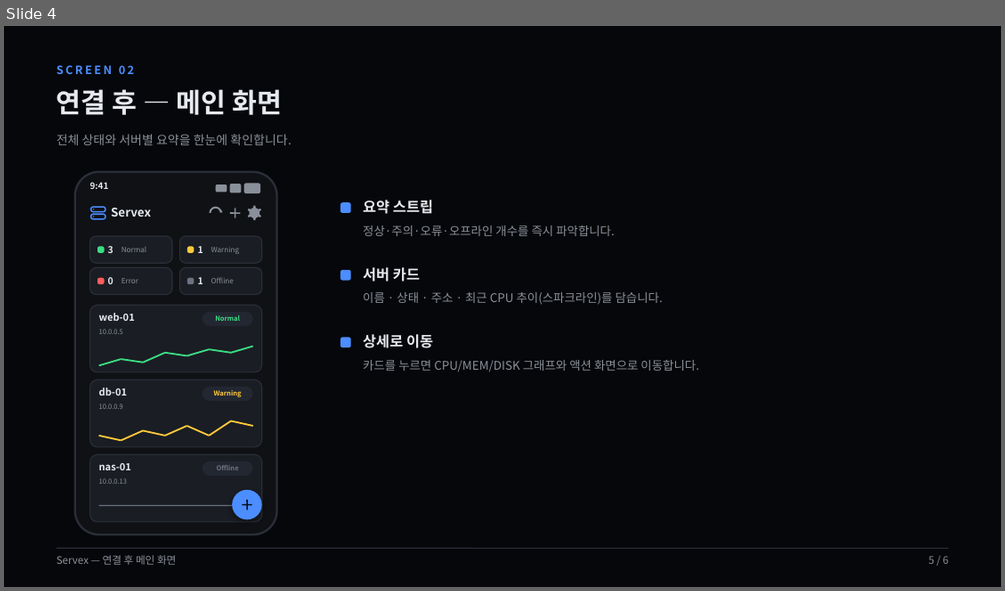
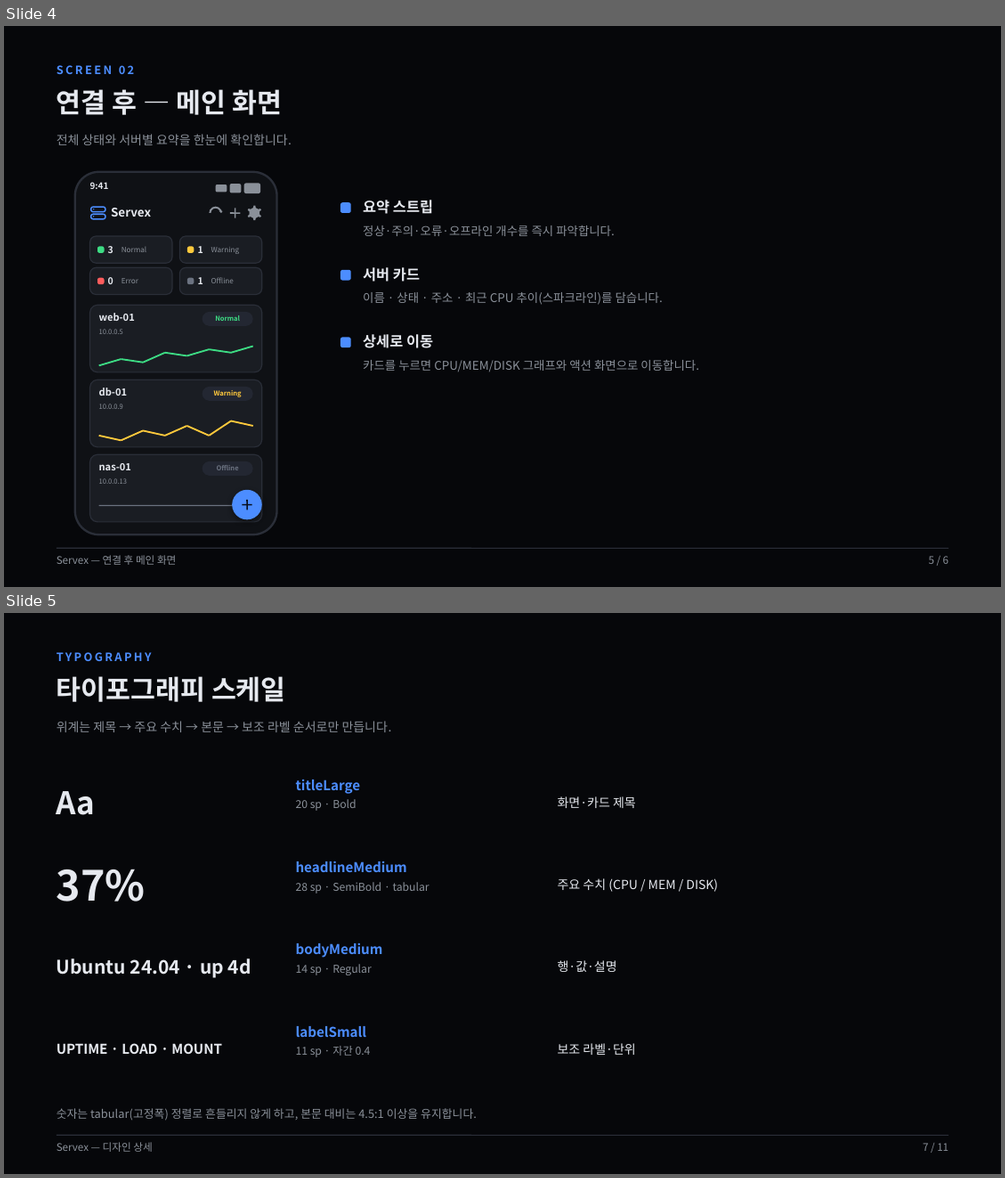
Before and after one commit to gguatit/Servex, a slide deck: docs/design/servex-deck-design.pptx. Shown one above the other, each under a label of ours: slide 4 before the commit, slides 4 and 5 after it. The pictures are 1005x591 and 1005x1178 pixels, drawn with LibreOffice and Linux fonts; fonts in the diff are those of the drawing. Boxes give left, top, right and bottom in pixels: in the first picture for what was removed or moved away, otherwise in the second. Text is boxed around its words. In the diff, an @@ line names an element or a change of style, - is before the commit and + after.

```diff
--- a/docs/design/servex-deck-design.pptx
+++ b/docs/design/servex-deck-design.pptx
@@ slide 5 added at box(4, 613, 1001, 1174), background #06070A @@
@@ text added at box(57, 652, 152, 661), 11 pt, text #4C8DFF, bold @@
+TYPOGRAPHY
@@ text added at box(57, 676, 286, 702), 26 pt, text #E6E9EF, bold @@
+타이포그래피 스케일
@@ text added at box(57, 721, 392, 732), 12 pt, text #8A9099 @@
+위계는 제목 → 주요 수치 → 본문 → 보조 라벨 순서로만 만듭니다.
@@ text added at box(57, 791, 96, 815), 30 pt, text #E6E9EF, bold @@
+Aa
@@ text added at box(296, 779, 361, 794), 13 pt, text #4C8DFF, bold @@
+titleLarge
@@ text added at box(296, 799, 356, 811), 10.5 pt, text #8A9099 @@
+20 sp · Bold
@@ text added at box(558, 796, 636, 808), 12 pt, text #E6E9EF @@
+화면·카드 제목
@@ text added at box(57, 868, 146, 901), 40 pt, text #E6E9EF, bold @@
+37%
@@ text added at box(296, 860, 407, 872), 13 pt, text #4C8DFF, bold @@
+headlineMedium
@@ text added at box(558, 878, 718, 892), 12 pt, text #E6E9EF @@
+주요 수치 (CPU / MEM / DISK)
@@ text added at box(296, 882, 429, 893), 10.5 pt, text #8A9099 @@
+28 sp · SemiBold · tabular
@@ text added at box(57, 958, 251, 978), 18 pt, text #E6E9EF, bold @@
+Ubuntu 24.04 · up 4d
@@ text added at box(296, 942, 383, 957), 13 pt, text #4C8DFF, bold @@
+bodyMedium
@@ text added at box(296, 964, 371, 975), 10.5 pt, text #8A9099 @@
+14 sp · Regular
@@ text added at box(558, 960, 617, 972), 12 pt, text #E6E9EF @@
+행·값·설명
@@ text added at box(296, 1026, 367, 1037), 13 pt, text #4C8DFF, bold @@
+labelSmall
@@ text added at box(57, 1043, 222, 1054), 13 pt, text #E6E9EF, bold @@
+UPTIME · LOAD · MOUNT
@@ text added at box(296, 1046, 371, 1057), 10.5 pt, text #8A9099 @@
+11 sp · 자간 0.4
@@ text added at box(558, 1043, 635, 1054), 12 pt, text #E6E9EF @@
+보조 라벨·단위
@@ text added at box(57, 1108, 477, 1120), 11 pt, text #8A9099 @@
+숫자는 tabular(고정폭) 정렬로 흔들리지 않게 하고, 본문 대비는 4.5:1 이상을 유지합니다.
@@ line added from (57, 1135) to (948, 1135), #2A2E38 1 pt @@
@@ text added at box(57, 1142, 152, 1151), 10 pt, text #8A9099 @@
+Servex — 디자인 상세
@@ text added at box(922, 1143, 948, 1151), 10 pt, text #8A9099 @@
+7 / 11
```
Also in this commit, not shown: 4 other slides added, 28 other files.
